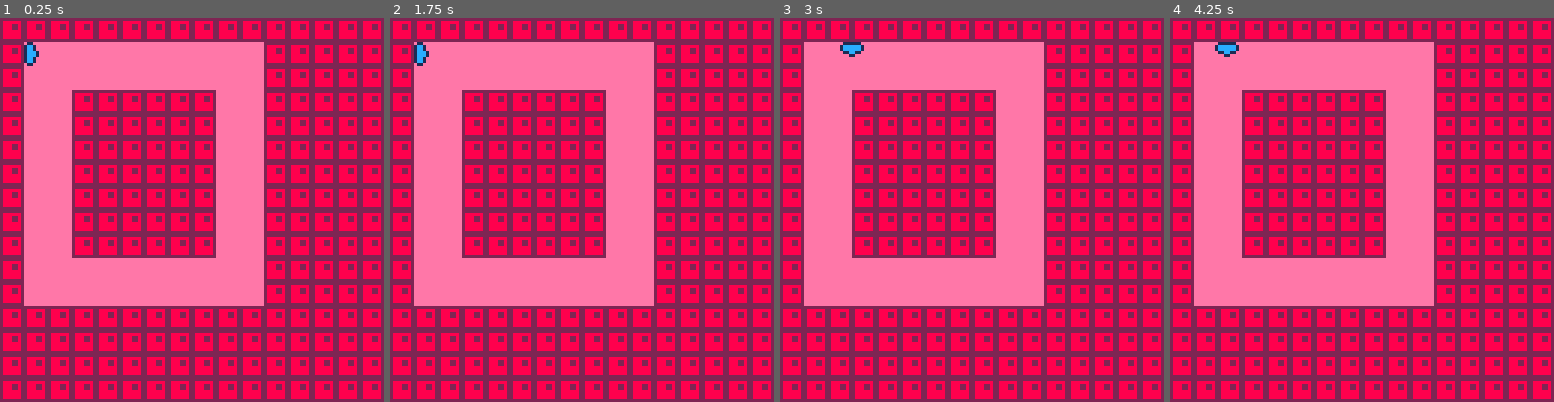
Above: before the commit, frames 1-4 (left to right).
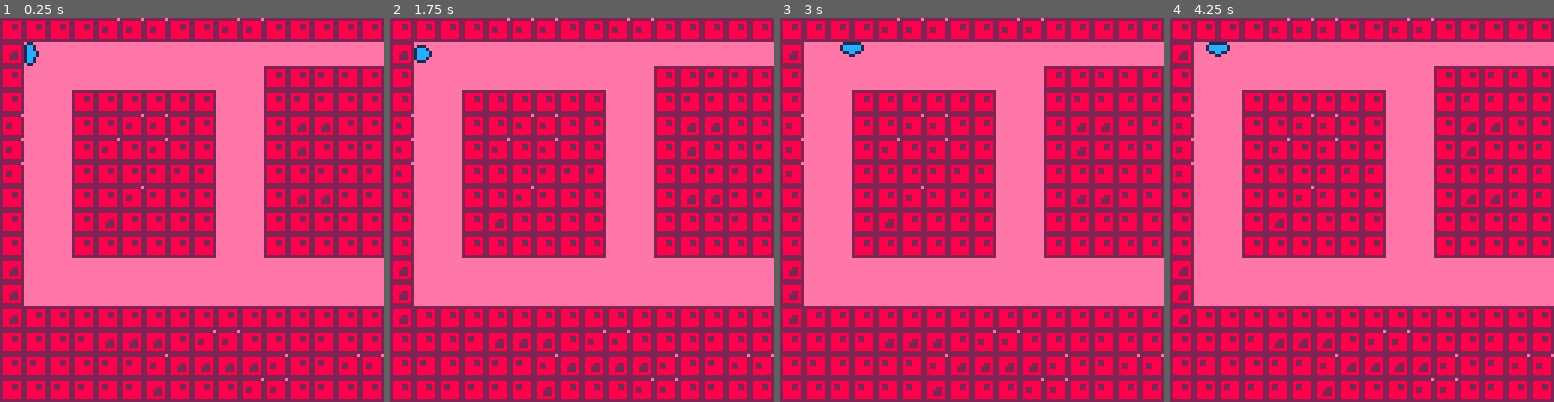
Above: after the commit, the same moments.

Repository: Compynerd255/thehansinator-ludum-dare-38
Game: PICO-8 cartridge game.p8
The game is run twice, just before and just after one commit, with the same random seed, the same clock (stepped at 60 frames per second) and the same inputs.
Inputs:
- Up to frame 1 (0.25 s): no input
- Up to frame 2 (1.75 s): tap X (X key) at 0.33, 1.07 s; tap O (Z key) at 0.7, 1.7 s; hold Right from 1.6 s (still down)
- Up to frame 3 (3 s): tap X (X key) at 1.85, 2.97 s; release Right at 2.1 s; tap O (Z key) at 2.1, 2.5, 2.9 s; hold Up 2.15-2.42 s; hold Right from 2.47 s (still down)
- Up to frame 4 (4.25 s): release Right at 3.03 s; hold Left 3.08-3.58 s; tap O (Z key) at 3.3, 3.7, 4.1 s; hold Down 3.63-3.97 s; hold Right from 4.02 s (still down); tap X (X key) at 4.08 s

The runs differ from the first frame. In frame 1, 9.2% of the frame differs, in the area x 1-100%, y 0-99%; in frame 2, 9.3%; in frame 3, 9.2%; in frame 4, 9.4%.

Commit message:
Add wall attach!

Diff:
--- a/game.p8
+++ b/game.p8
@@ -48,8 +48,11 @@
 local dirinfo =
  dirinfoset[player.dir+1]
 
+local movespeed =
+ 0.1 * (4 - player.stretch)/4
+
 if btn(dirinfo[1]) then
- player[dirinfo[5]] -= 0.1
+ player[dirinfo[5]]-=movespeed
  if is_solid(
   player.x,
   player.y)
@@ -60,7 +63,7 @@
  end
 end
 if btn(dirinfo[2]) then
- player[dirinfo[5]] += 0.1
+ player[dirinfo[5]]+=movespeed
  if is_solid(
   player.x+0.9,
   player.y+0.9)
@@ -70,6 +73,45 @@
   player.dir=dirinfo[2]
  end
 end
+
+if btn(dirinfo[3]) then
+ player.stretch += 0.4
+ if player.stretch>4 then
+  local newv=vecdir_add(
+   player,
+   dirinfo[3],
+   1)
+  if is_solid(newv.x,newv.y)
+  then
+   player.dir = dirinfo[3]
+  end
+  player.stretch=3.9
+ end
+else
+ player.stretch -= 0.6
+ if player.stretch<0 then
+  player.stretch=0
+ end
+end
+
+end
+
+vecdirs={
+ {-1,0},
+ {1,0},
+ {0,-1},
+ {0,1}
+}
+
+function vecdir_add
+ (v,dir,mag)
+
+local u = {}
+u.x = vecdirs[dir+1][1] * mag
+u.y = vecdirs[dir+1][2] * mag
+u.x += v.x
+u.y += v.y
+return u
 
 end
 
@@ -99,7 +141,7 @@
 
 local s = slime.dir
 s += (slime.color * 4)
-s += (slime.stretch * 16)
+s += (flr(slime.stretch) * 16)
 s += 64
 
 spr(s,slime.x*8,slime.y*8)
@@ -239,165 +281,165 @@
 0000000000000000000000000000000002020202020202020202020202020202000000000000000000000000000000000000000000000000000000000000000000000000000000000000000000000000000000000000000000000000000000000000000000000000000000000000000000000000000000000000000000000000
 0000000000000000000000000000000000000000000000000000000000000000000000000000000000000000000000000000000000000000000000000000000000000000000000000000000000000000000000000000000000000000000000000000000000000000000000000000000000000000000000000000000000000000
 __map__
+1010101011111110101111101010101010101010101013131313131310101000000000000000000000000000000000000000000000000000000000000000000000000000000000000000000000000000000000000000000000000000000000000000000000000000000000000000000000000000000000000000000000000000
+1204010101010101010101010101010101011010131310101313101310101000000000000000000000000000000000000000000000000000000000000000000000000000000000000000000000000000000000000000000000000000000000000000000000000000000000000000000000000000000000000000000000000000
+1004040101010101010103101013131010031010101013131313101010131000000000000000000000000000000000000000000000000000000000000000000000000000000000000000000000000000000000000000000000000000000000000000000000000000000000000000000000000000000000000000000000000000
+1004041010101010100303101313101010031010101313101013131013131000000000000000000000000000000000000000000000000000000000000000000000000000000000000000000000000000000000000000000000000000000000000000000000000000000000000000000000000000000000000000000000000000
+1104041010111110100303101212101010031010131010101013131313101000000000000000000000000000000000000000000000000000000000000000000000000000000000000000000000000000000000000000000000000000000000000000000000000000000000000000000000000000000000000000000000000000
+1104041011101110100303101210101310031010131013131313101011101000000000000000000000000000000000000000000000000000000000000000000000000000000000000000000000000000000000000000000000000000000000000000000000000000000000000000000000000000000000000000000000000000
+1104041010101313130303101013131310031010111010131010101011101000000000000000000000000000000000000000000000000000000000000000000000000000000000000000000000000000000000000000000000000000000000000000000000000000000000000000000000000000000000000000000000000000
+1004041010111310100303101212131310031010111111101010101011101000000000000000000000000000000000000000000000000000000000000000000000000000000000000000000000000000000000000000000000000000000000000000000000000000000000000000000000000000000000000000000000000000
+1004041012101010100303101010131010031010111110101212101010101000000000000000000000000000000000000000000000000000000000000000000000000000000000000000000000000000000000000000000000000000000000000000000000000000000000000000000000000000000000000000000000000000
+1004041010101010100303101010101010031010101010121012101010101000000000000000000000000000000000000000000000000000000000000000000000000000000000000000000000000000000000000000000000000000000000000000000000000000000000000000000000000000000000000000000000000000
+1204020202020202020202020202020203031010101212101212101010101000000000000000000000000000000000000000000000000000000000000000000000000000000000000000000000000000000000000000000000000000000000000000000000000000000000000000000000000000000000000000000000000000
+1202020202020202020202020202020203031010101210101210101210101000000000000000000000000000000000000000000000000000000000000000000000000000000000000000000000000000000000000000000000000000000000000000000000000000000000000000000000000000000000000000000000000000
+1210101010101010101010101010101010101010101211101010121210101000000000000000000000000000000000000000000000000000000000000000000000000000000000000000000000000000000000000000000000000000000000000000000000000000000000000000000000000000000000000000000000000000
+1010101312121210111110101013101010111111111211101010101010101000000000000000000000000000000000000000000000000000000000000000000000000000000000000000000000000000000000000000000000000000000000000000000000000000000000000000000000000000000000000000000000000000
+1013101013131112121212111013111111101010111111101010101010101000000000000000000000000000000000000000000000000000000000000000000000000000000000000000000000000000000000000000000000000000000000000000000000000000000000000000000000000000000000000000000000000000
+1010131313131210101011111013101011111110111010101010101010101000000000000000000000000000000000000000000000000000000000000000000000000000000000000000000000000000000000000000000000000000000000000000000000000000000000000000000000000000000000000000000000000000
 1010101010101010101010101010101010101010101010101010101010101000000000000000000000000000000000000000000000000000000000000000000000000000000000000000000000000000000000000000000000000000000000000000000000000000000000000000000000000000000000000000000000000000
-1004010101010101010101101010101010101010101010101010101010101000000000000000000000000000000000000000000000000000000000000000000000000000000000000000000000000000000000000000000000000000000000000000000000000000000000000000000000000000000000000000000000000000
-1004040101010101010103101010101010101010101010101010101010101000000000000000000000000000000000000000000000000000000000000000000000000000000000000000000000000000000000000000000000000000000000000000000000000000000000000000000000000000000000000000000000000000
-1004041010101010100303101010101010101010101010101010101010101000000000000000000000000000000000000000000000000000000000000000000000000000000000000000000000000000000000000000000000000000000000000000000000000000000000000000000000000000000000000000000000000000
-1004041010101010100303101010101010101010101010101010101010101000000000000000000000000000000000000000000000000000000000000000000000000000000000000000000000000000000000000000000000000000000000000000000000000000000000000000000000000000000000000000000000000000
-1004041010101010100303101010101010101010101010101010101010101000000000000000000000000000000000000000000000000000000000000000000000000000000000000000000000000000000000000000000000000000000000000000000000000000000000000000000000000000000000000000000000000000
-1004041010101010100303101010101010101010101010101010101010101000000000000000000000000000000000000000000000000000000000000000000000000000000000000000000000000000000000000000000000000000000000000000000000000000000000000000000000000000000000000000000000000000
-1004041010101010100303101010101010101010101010101010101010101000000000000000000000000000000000000000000000000000000000000000000000000000000000000000000000000000000000000000000000000000000000000000000000000000000000000000000000000000000000000000000000000000
-1004041010101010100303101010101010101010101010101010101010101000000000000000000000000000000000000000000000000000000000000000000000000000000000000000000000000000000000000000000000000000000000000000000000000000000000000000000000000000000000000000000000000000
-1004041010101010100303101010101010101010101010101010101010101000000000000000000000000000000000000000000000000000000000000000000000000000000000000000000000000000000000000000000000000000000000000000000000000000000000000000000000000000000000000000000000000000
-1004020202020202020303101010101010101010101010101010101010101000000000000000000000000000000000000000000000000000000000000000000000000000000000000000000000000000000000000000000000000000000000000000000000000000000000000000000000000000000000000000000000000000
-1002020202020202020203101010101010101010101010101010101010101000000000000000000000000000000000000000000000000000000000000000000000000000000000000000000000000000000000000000000000000000000000000000000000000000000000000000000000000000000000000000000000000000
-1010101010101010101010101010101010101010101010101010101010101000000000000000000000000000000000000000000000000000000000000000000000000000000000000000000000000000000000000000000000000000000000000000000000000000000000000000000000000000000000000000000000000000
-1010101010101010101010101010101010101010101010101010101010101000000000000000000000000000000000000000000000000000000000000000000000000000000000000000000000000000000000000000000000000000000000000000000000000000000000000000000000000000000000000000000000000000
-1010101010101010101010101010101010101010101010101010101010101000000000000000000000000000000000000000000000000000000000000000000000000000000000000000000000000000000000000000000000000000000000000000000000000000000000000000000000000000000000000000000000000000
-1010101010101010101010101010101010101010101010101010101010101000000000000000000000000000000000000000000000000000000000000000000000000000000000000000000000000000000000000000000000000000000000000000000000000000000000000000000000000000000000000000000000000000
-1010101010101010101010101010101010101010101010101010101010101000000000000000000000000000000000000000000000000000000000000000000000000000000000000000000000000000000000000000000000000000000000000000000000000000000000000000000000000000000000000000000000000000
-0000000000000000000000000000000000000000000000000000000000000000000000000000000000000000000000000000000000000000000000000000000000000000000000000000000000000000000000000000000000000000000000000000000000000000000000000000000000000000000000000000000000000000
-0000000000000000000000000000000000000000000000000000000000000000000000000000000000000000000000000000000000000000000000000000000000000000000000000000000000000000000000000000000000000000000000000000000000000000000000000000000000000000000000000000000000000000
-0000000000000000000000000000000000000000000000000000000000000000000000000000000000000000000000000000000000000000000000000000000000000000000000000000000000000000000000000000000000000000000000000000000000000000000000000000000000000000000000000000000000000000
-0000000000000000000000000000000000000000000000000000000000000000000000000000000000000000000000000000000000000000000000000000000000000000000000000000000000000000000000000000000000000000000000000000000000000000000000000000000000000000000000000000000000000000
-0000000000000000000000000000000000000000000000000000000000000000000000000000000000000000000000000000000000000000000000000000000000000000000000000000000000000000000000000000000000000000000000000000000000000000000000000000000000000000000000000000000000000000
-0000000000000000000000000000000000000000000000000000000000000000000000000000000000000000000000000000000000000000000000000000000000000000000000000000000000000000000000000000000000000000000000000000000000000000000000000000000000000000000000000000000000000000
-0000000000000000000000000000000000000000000000000000000000000000000000000000000000000000000000000000000000000000000000000000000000000000000000000000000000000000000000000000000000000000000000000000000000000000000000000000000000000000000000000000000000000000
-0000000000000000000000000000000000000000000000000000000000000000000000000000000000000000000000000000000000000000000000000000000000000000000000000000000000000000000000000000000000000000000000000000000000000000000000000000000000000000000000000000000000000000
-0000000000000000000000000000000000000000000000000000000000000000000000000000000000000000000000000000000000000000000000000000000000000000000000000000000000000000000000000000000000000000000000000000000000000000000000000000000000000000000000000000000000000000
-0000000000000000000000000000000000000000000000000000000000000000000000000000000000000000000000000000000000000000000000000000000000000000000000000000000000000000000000000000000000000000000000000000000000000000000000000000000000000000000000000000000000000000
-0000000000000000000000000000000000000000000000000000000000000000000000000000000000000000000000000000000000000000000000000000000000000000000000000000000000000000000000000000000000000000000000000000000000000000000000000000000000000000000000000000000000000000
-0000000000000000000000000000000000000000000000000000000000000000000000000000000000000000000000000000000000000000000000000000000000000000000000000000000000000000000000000000000000000000000000000000000000000000000000000000000000000000000000000000000000000000
-0000000000000000000000000000000000000000000000000000000000000000000000000000000000000000000000000000000000000000000000000000000000000000000000000000000000000000000000000000000000000000000000000000000000000000000000000000000000000000000000000000000000000000
-0000000000000000000000000000000000000000000000000000000000000000000000000000000000000000000000000000000000000000000000000000000000000000000000000000000000000000000000000000000000000000000000000000000000000000000000000000000000000000000000000000000000000000
-0000000000000000000000000000000000000000000000000000000000000000000000000000000000000000000000000000000000000000000000000000000000000000000000000000000000000000000000000000000000000000000000000000000000000000000000000000000000000000000000000000000000000000
-…(130 lines of a section not shown)…
+0000000000000000000000000000000000000000000000000000000000000000000000000000000000000000000000000000000000000000000000000000000000000000000000000000000000000000000000000000000000000000000000000000000000000000000000000000000000000000000000000000000000000000
+0000000000000000000000000000000000000000000000000000000000000000000000000000000000000000000000000000000000000000000000000000000000000000000000000000000000000000000000000000000000000000000000000000000000000000000000000000000000000000000000000000000000000000
+0000000000000000000000000000000000000000000000000000000000000000000000000000000000000000000000000000000000000000000000000000000000000000000000000000000000000000000000000000000000000000000000000000000000000000000000000000000000000000000000000000000000000000
+0000000000000000000000000000000000000000000000000000000000000000000000000000000000000000000000000000000000000000000000000000000000000000000000000000000000000000000000000000000000000000000000000000000000000000000000000000000000000000000000000000000000000000
+0000000000000000000000000000000000000000000000000000000000000000000000000000000000000000000000000000000000000000000000000000000000000000000000000000000000000000000000000000000000000000000000000000000000000000000000000000000000000000000000000000000000000000
+0000000000000000000000000000000000000000000000000000000000000000000000000000000000000000000000000000000000000000000000000000000000000000000000000000000000000000000000000000000000000000000000000000000000000000000000000000000000000000000000000000000000000000
+0000000000000000000000000000000000000000000000000000000000000000000000000000000000000000000000000000000000000000000000000000000000000000000000000000000000000000000000000000000000000000000000000000000000000000000000000000000000000000000000000000000000000000
+0000000000000000000000000000000000000000000000000000000000000000000000000000000000000000000000000000000000000000000000000000000000000000000000000000000000000000000000000000000000000000000000000000000000000000000000000000000000000000000000000000000000000000
+0000000000000000000000000000000000000000000000000000000000000000000000000000000000000000000000000000000000000000000000000000000000000000000000000000000000000000000000000000000000000000000000000000000000000000000000000000000000000000000000000000000000000000
+0000000000000000000000000000000000000000000000000000000000000000000000000000000000000000000000000000000000000000000000000000000000000000000000000000000000000000000000000000000000000000000000000000000000000000000000000000000000000000000000000000000000000000
+0000000000000000000000000000000000000000000000000000000000000000000000000000000000000000000000000000000000000000000000000000000000000000000000000000000000000000000000000000000000000000000000000000000000000000000000000000000000000000000000000000000000000000
+0000000000000000000000000000000000000000000000000000000000000000000000000000000000000000000000000000000000000000000000000000000000000000000000000000000000000000000000000000000000000000000000000000000000000000000000000000000000000000000000000000000000000000
+0000000000000000000000000000000000000000000000000000000000000000000000000000000000000000000000000000000000000000000000000000000000000000000000000000000000000000000000000000000000000000000000000000000000000000000000000000000000000000000000000000000000000000
+0000000000000000000000000000000000000000000000000000000000000000000000000000000000000000000000000000000000000000000000000000000000000000000000000000000000000000000000000000000000000000000000000000000000000000000000000000000000000000000000000000000000000000
+0000000000000000000000000000000000000000000000000000000000000000000000000000000000000000000000000000000000000000000000000000000000000000000000000000000000000000000000000000000000000000000000000000000000000000000000000000000000000000000000000000000000000000
+…(130 lines of a section not shown)…
